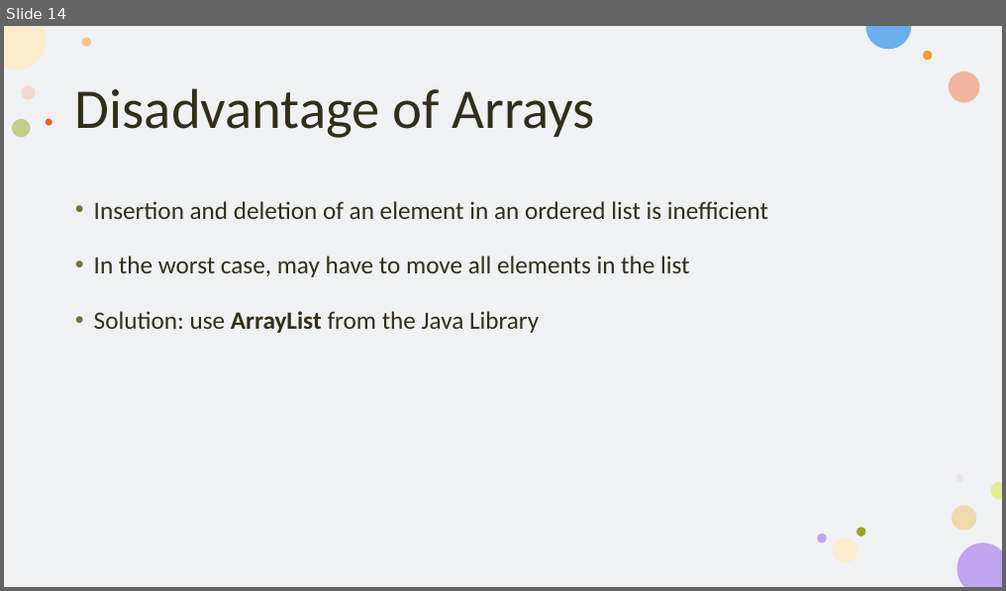
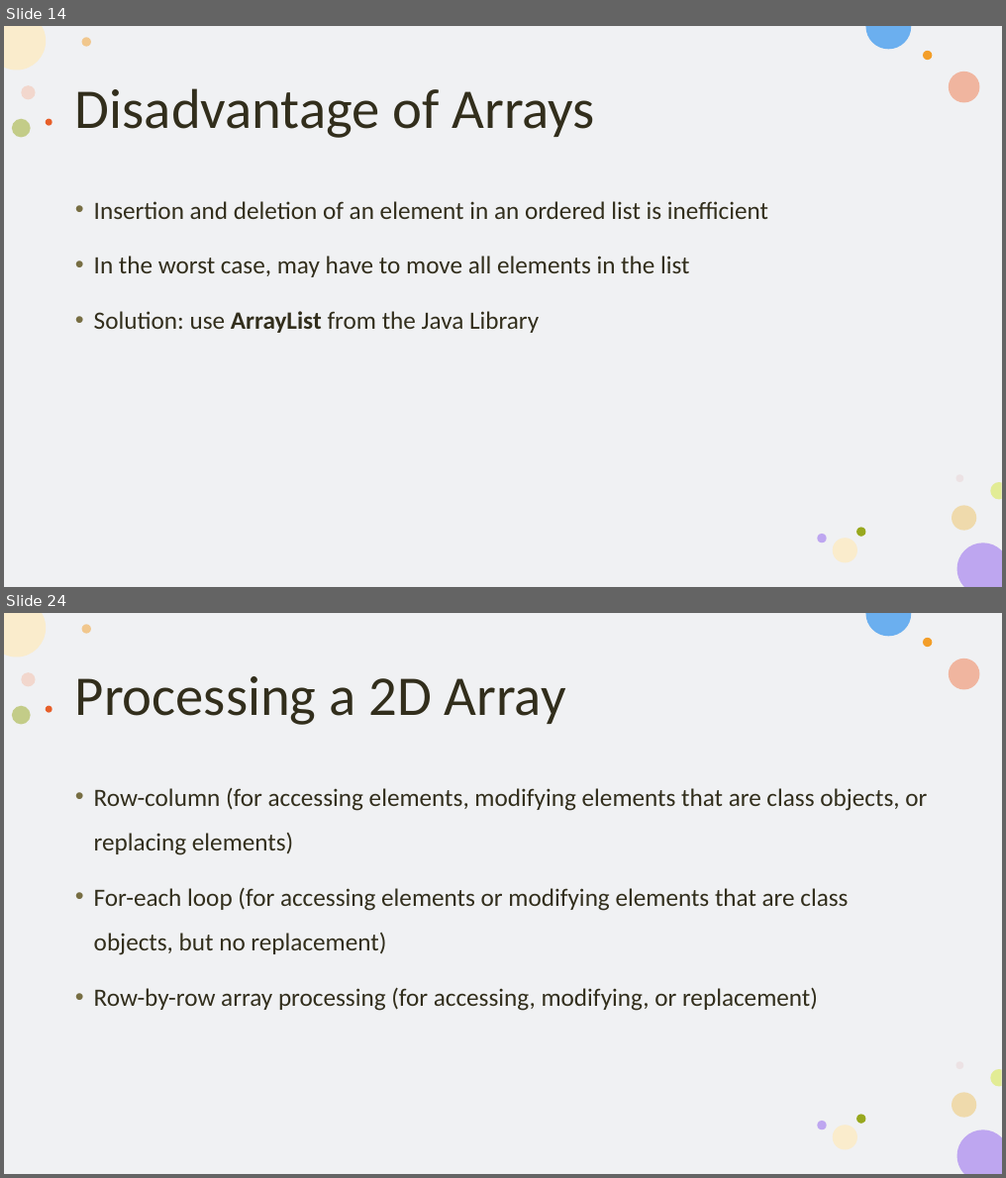
Before and after one commit to KarinaSang/Teaching, a slide deck: AP_Java/Week6/Week6.pptx. Shown one above the other, each under a label of ours: slide 14 before the commit, slides 14 and 24 after it; the slides between them are not shown. The pictures are 1006x591 and 1006x1178 pixels, drawn with LibreOffice and Linux fonts; fonts in the diff are those of the drawing. Boxes give left, top, right and bottom in pixels: in the first picture for what was removed or moved away, otherwise in the second. Text is boxed around its words. In the diff, an @@ line names an element or a change of style, - is before the commit and + after.

```diff
--- a/AP_Java/Week6/Week6.pptx
+++ b/AP_Java/Week6/Week6.pptx
@@ slide 24 added at [4,613,1002,1174], background #FFFFFF; not listed: 16 template elements that a slide beside it also shows @@
@@ title added at [75,676,566,725], 54 pt, text #322E1C @@
+Processing a 2D Array
@@ text added at [94,787,927,1011], 24 pt, text #322E1C @@
+• Row-column (for accessing elements, modifying elements that are class objects, or replacing elements)
+• For-each loop (for accessing elements or modifying elements that are class objects, but no replacement)
+• Row-by-row array processing (for accessing, modifying, or replacement)
```
Also in this commit, not shown: 2 slides changed, 8 other slides added, 5 slides removed, 45 other files.
